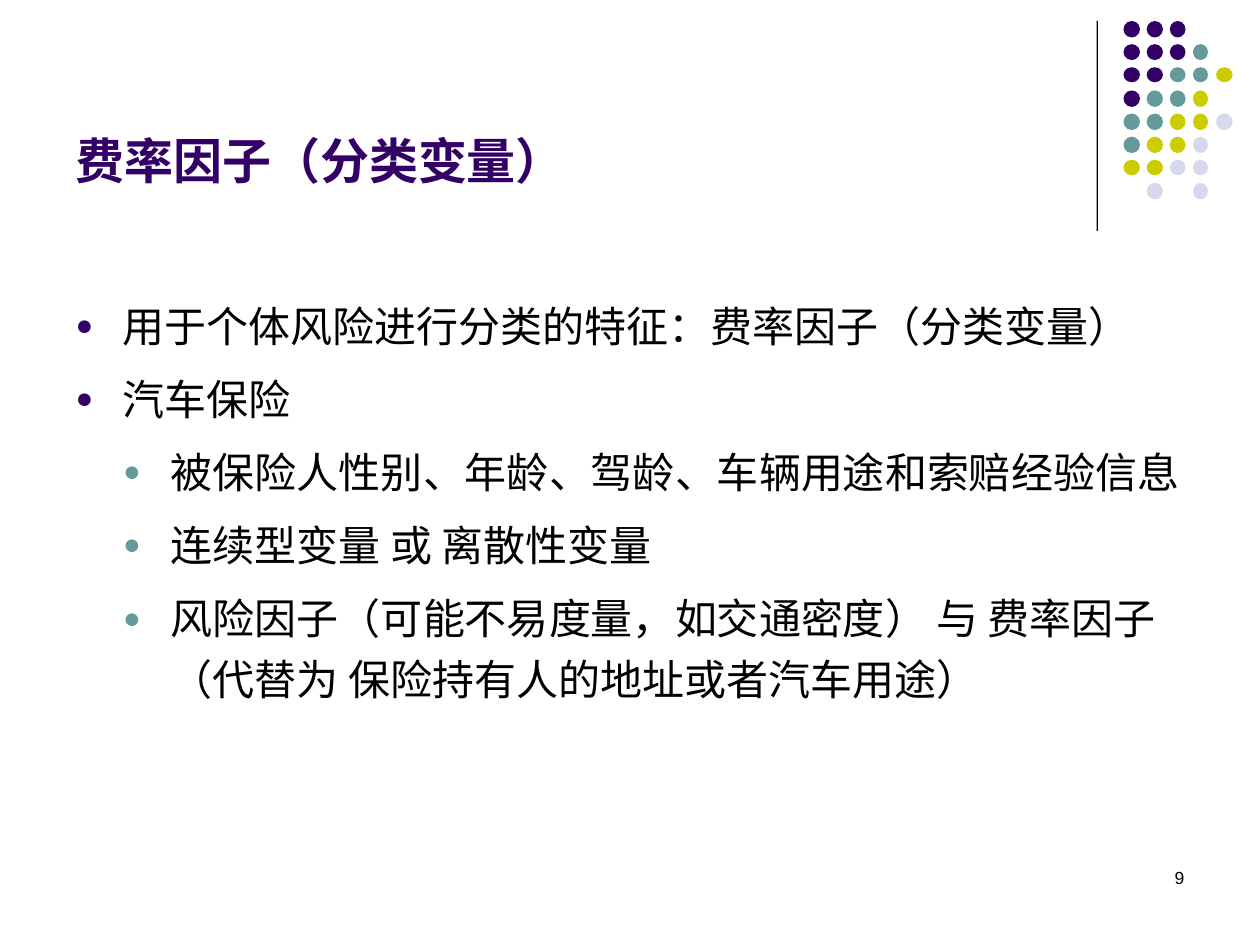
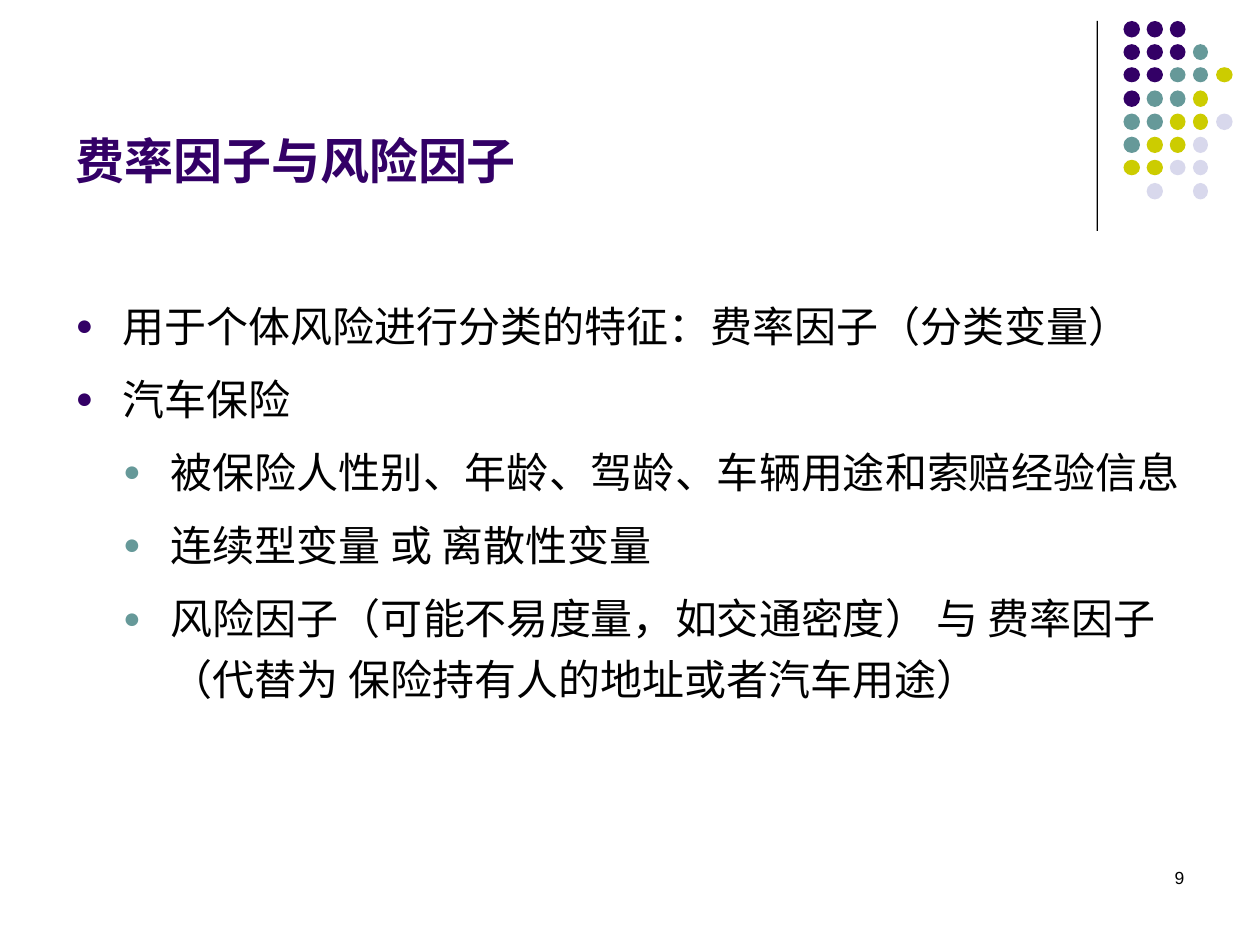
Before and after one commit to lizhengxiao/Non-life-Insurance-Actuarial-Science, a slide deck: slide 9 of Lectures/7 - Classification Rating and Generalized Linear Models.pptx. Drawn at 1260x945 pixels with LibreOffice and Linux fonts; fonts in the diff are those of the drawing. Boxes give left, top, right and bottom in pixels: in the first picture for what was removed or moved away, otherwise in the second. Text is boxed around its words. In the diff, an @@ line names an element or a change of style, - is before the commit and + after.

```diff
--- a/Lectures/7 - Classification Rating and Generalized Linear Models.pptx
+++ b/Lectures/7 - Classification Rating and Generalized Linear Models.pptx
@@ title at <box>76,137,516,184</box>: text changed @@
-费率因子（分类变量）
+费率因子与风险因子
```
Also in this commit, not shown: 6 other slides changed, 39 slides added, 2 other files.
